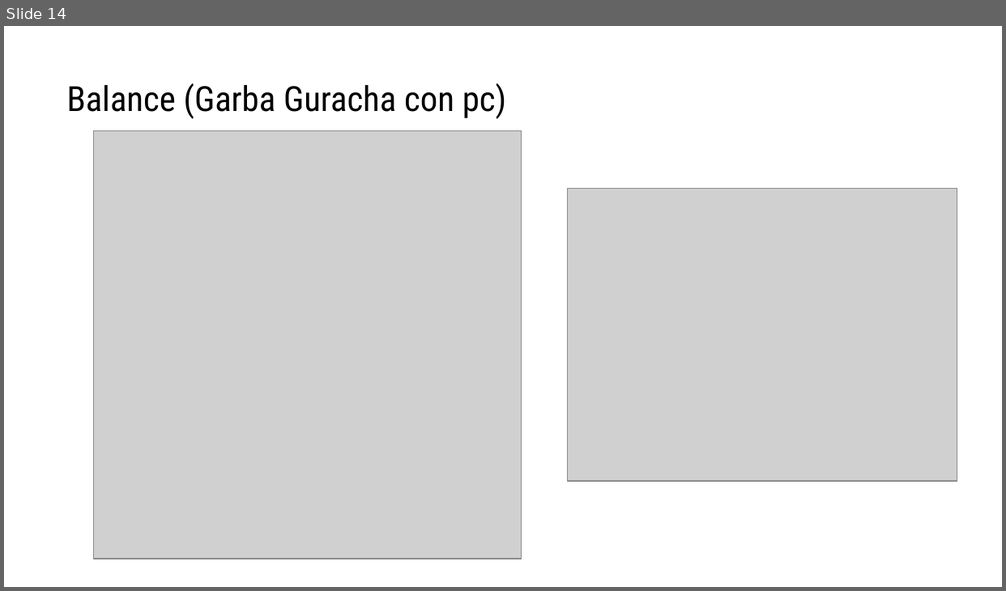
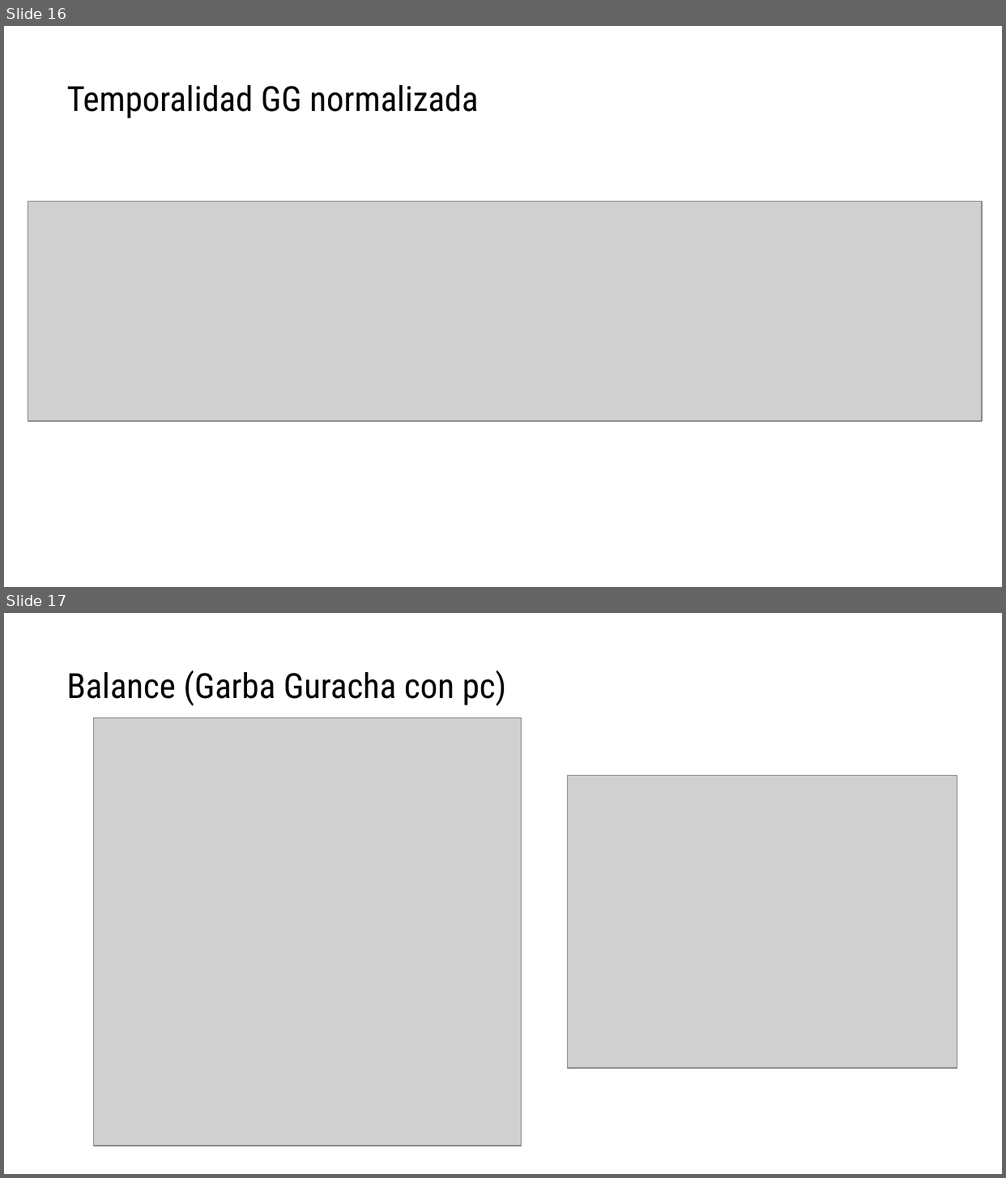
Before and after one commit to anacanoherranz/TFM, a slide deck: resumen TFM.pptx. Shown one above the other, each under a label of ours: slide 14 before the commit, slides 16 and 17 after it. The pictures are 1006x591 and 1006x1178 pixels, drawn with LibreOffice and Linux fonts; fonts in the diff are those of the drawing; grey boxes stand for pictures. Boxes give left, top, right and bottom in pixels: in the first picture for what was removed or moved away, otherwise in the second. Text is boxed around its words. In the diff, an @@ line names an element or a change of style, - is before the commit and + after.

```diff
--- a/resumen TFM.pptx
+++ b/resumen TFM.pptx
@@ slide 16 added at (x1=4, y1=26, x2=1002, y2=587), background #FFFFFF @@
@@ title added at (x1=67, y1=85, x2=478, y2=118), 25 pt, text #000000 @@
+Temporalidad GG normalizada
@@ picture added at (x1=28, y1=202, x2=982, y2=421) @@
@@ what was slide 14 is now slide 17 @@
```
Also in this commit, not shown: 2 slides changed, 6 other slides added, 7 other files.
